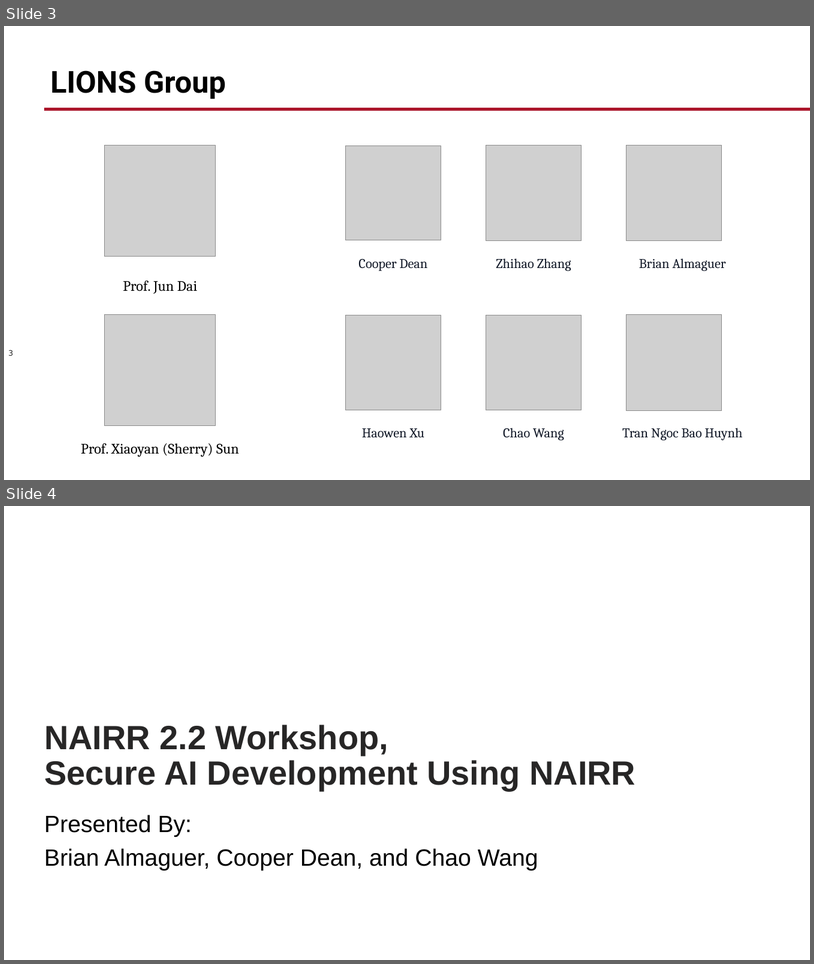
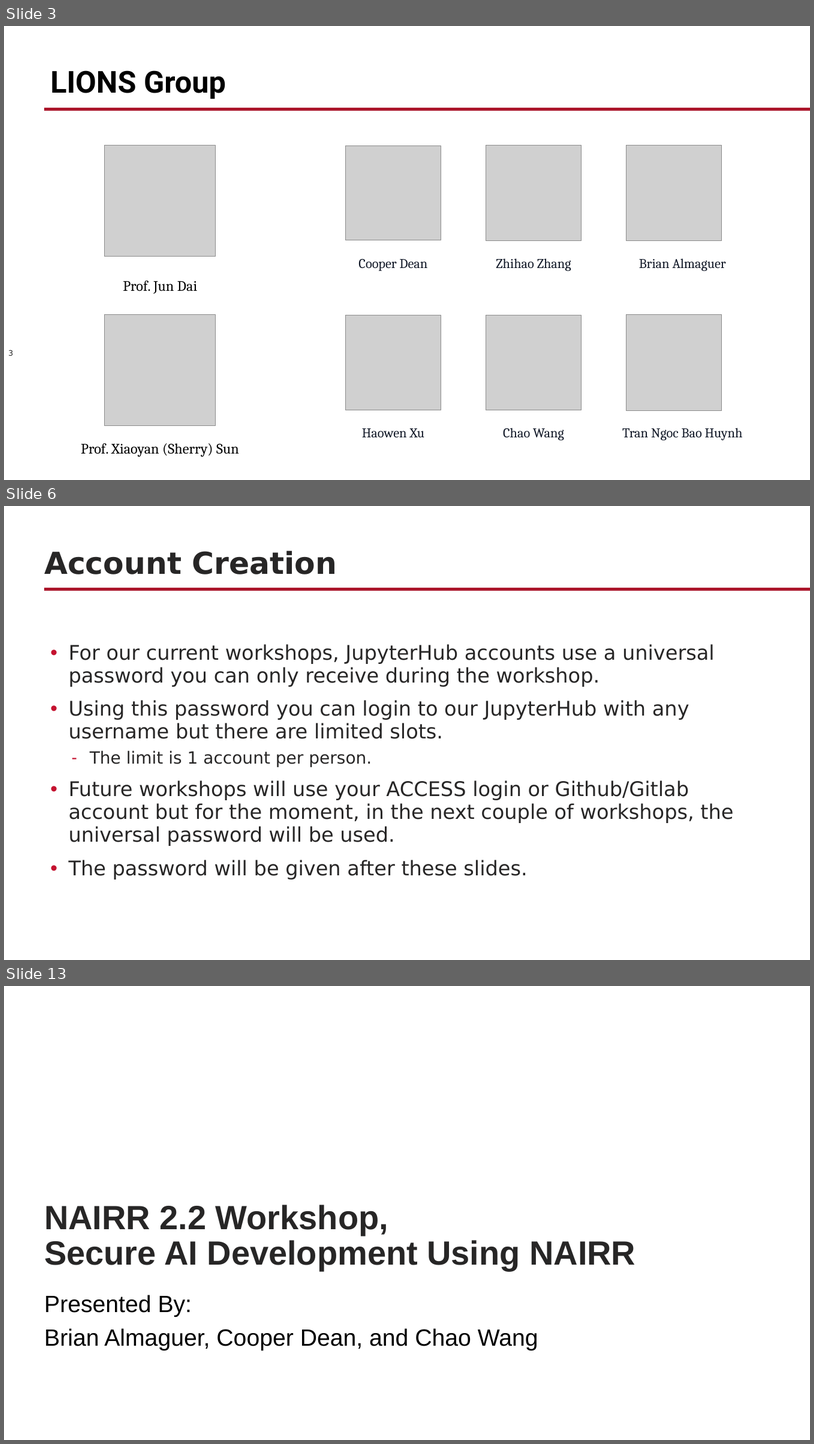
Before and after one commit to WPI-LIONS-Group/NAIRR-Workshops, a slide deck: 2.2/2.2 NAIRR Workshop.pptx. Shown one above the other, each under a label of ours: slides 3 and 4 before the commit, slides 3, 6 and 13 after it; the slides between them are not shown. The pictures are 814x964 and 814x1444 pixels, drawn with LibreOffice and Linux fonts; fonts in the diff are those of the drawing; grey boxes stand for pictures; background and template pictures are left out. Boxes give left, top, right and bottom in pixels: in the first picture for what was removed or moved away, otherwise in the second. Text is boxed around its words. In the diff, an @@ line names an element or a change of style, - is before the commit and + after.

Commit message:
updated powerpoint

```diff
--- a/2.2/2.2 NAIRR Workshop.pptx
+++ b/2.2/2.2 NAIRR Workshop.pptx
@@ slide 6 added at (4,506,810,960), background #FFFFFF; not listed: 1 template element that a slide beside it also shows @@
@@ title added at (44,550,338,574), 36 pt, text #272626, bold @@
+Account Creation
@@ text added at (69,644,734,879), 24 pt, text #272626 @@
+• For our current workshops, JupyterHub accounts use a universal password you can only receive during the workshop.
+• Using this password you can login to our JupyterHub with any username but there are limited slots.
+  – The limit is 1 account per person.
+• Future workshops will use your ACCESS login or Github/Gitlab account but for the moment, in the next couple of workshops, the universal password will be used.
+• The password will be given after these slides.
@@ what was slide 4 is now slide 13 @@
```
Also in this commit, not shown: 1 slide changed, 8 other slides added.
